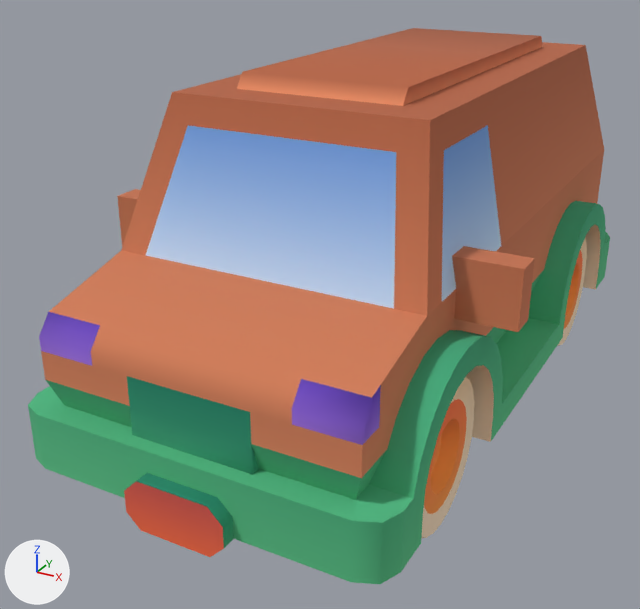
The glTF model Assets/UnityEve/Art/Models/car-kit/van.glb, before and after one commit.
Camera for both pictures: a 50 mm lens placed at (1.38, -2.98, 1.83), pointed at (-0.16, -0.18, 0.43). Lighting does not change. The marker at lower left points along +X, +Y and +Z. The picture after the commit comes second. Where no turn or scale is listed for an object, it has been applied to the vertices. Vertices at exactly the same position are counted once.

In view in the first picture: 'body', 'wheel-back-left', 'wheel-front-left'.
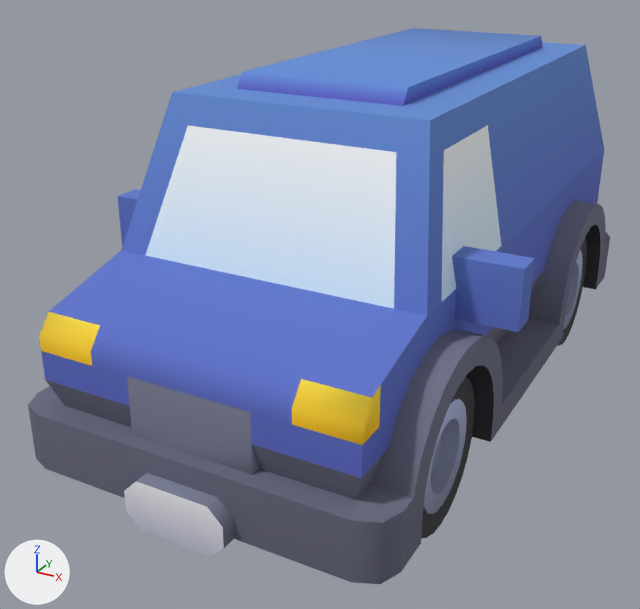
Where the newer file only moved an object's origin or applied its transform, the numbers keep the older frame.

Diff of the bpy script that builds the scene:
```diff
--- a/Assets/UnityEve/Art/Models/car-kit/van.glb.py
+++ b/Assets/UnityEve/Art/Models/car-kit/van.glb.py
@@ me_wheel_front_left @@
 me_wheel_front_left.from_pydata(...)  # 216 vertices, 332 faces; spans x 0.25..0.6, y -1.06..-0.46, z 0.0..0.6
 # used by ob_wheel_front_left; location = (0.0, 0.0, 0.0)
+# me_wheel_front_left part 1: 332 kept faces spanning x 0.25..0.6, y -1.06..-0.46, z 0.0..0.6 get new texture (UV) coordinates
 me_wheel_front_left.materials.append(mat_colormap)
@@ me_wheel_back_left @@
 me_wheel_back_left.from_pydata(...)  # 216 vertices, 332 faces; spans x 0.25..0.6, y 0.46..1.06, z 0.0..0.6
 # used by ob_wheel_back_left; location = (0.0, 0.0, 0.0)
+# me_wheel_back_left part 2: 332 kept faces spanning x 0.25..0.6, y 0.46..1.06, z 0.0..0.6 get new texture (UV) coordinates
 me_wheel_back_left.materials.append(mat_colormap)
@@ me_body @@
 # used by ob_body; location = (0.0, 0.0, 0.0)
-me_body.from_pydata(...)  # 426 vertices, 754 faces; spans x -0.75..0.75, y -1.35..1.4, z 0.15..1.35
+me_body.from_pydata(...)  # 430 vertices, 754 faces; spans x -0.75..0.75, y -1.35..1.4, z 0.15..1.35
+# me_body part 3: 2 vertices added at x 0.47..0.55, y -0.2, z 0.8..1.2
+# me_body part 4: 736 kept faces spanning x -0.75..0.75, y -1.35..1.4, z 0.15..1.35 get new texture (UV) coordinates
+# other edits to the shape of me_body do not show in these pictures
 me_body.materials.append(mat_colormap)
```

What differs and where, as boxes (x1, y1, x2, y2) in the pictures (640 x 609 px):
part 1 of me_wheel_front_left, surface changed
    both: (422, 377, 475, 538)
part 2 of me_wheel_back_left, surface changed (darker)
    both: (557, 237, 587, 346)
part 3 of me_body, added
    after: (444, 125, 501, 251)
part 4 of me_body, surface changed
    both: (28, 28, 610, 584)
